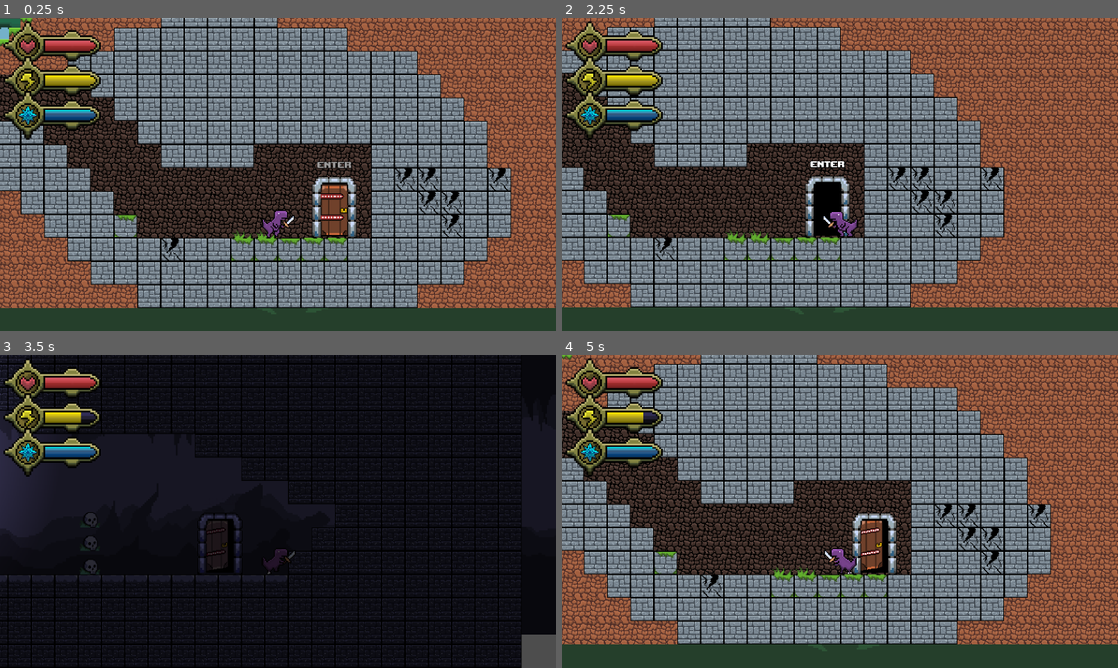
Above: before the commit, frames 1-4 (two rows, left to right).
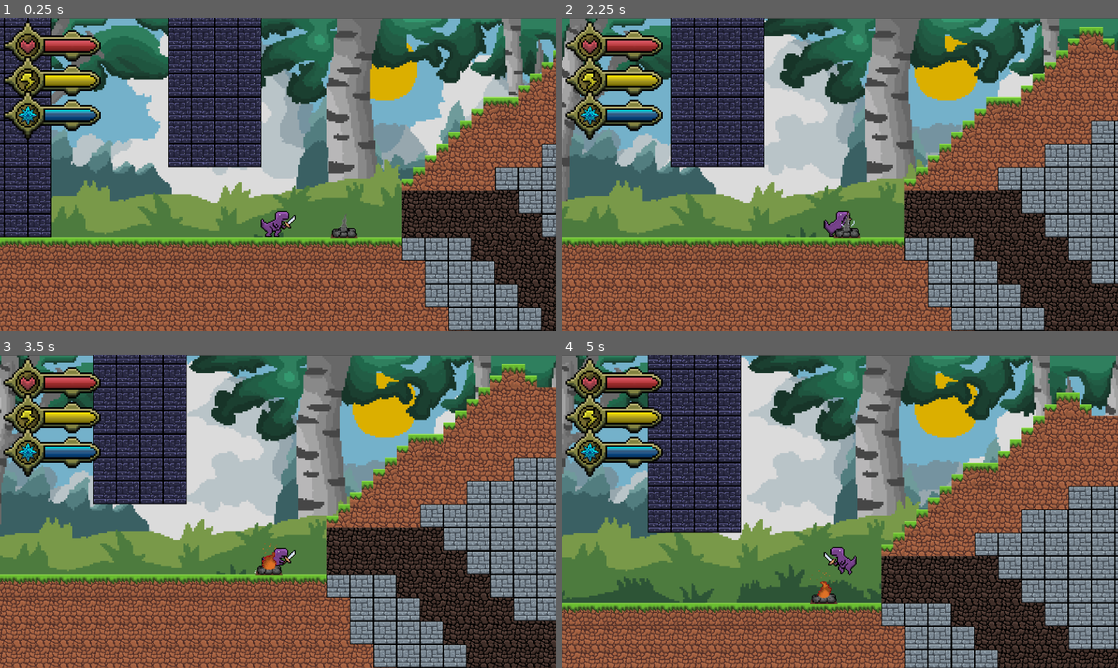
Above: after the commit, the same moments.

Repository: LeeTuah/rexvalley
Game: Godot game, scene res://game_manager.tscn
Two runs of this game, one before a commit and one after it. Both use one fixed random seed, a clock stepped at 60 frames per second and the inputs below.
Inputs (mouse positions are in pixels of both pictures, inside the frame that each line leads up to):
- Up to frame 1 (0.25 s): no input
- Up to frame 2 (2.25 s): tap Space at 0.5 s; move the mouse to (962, 158) at 0.52 s; hold Right (ui_right) 0.53-2.03 s; tap E (ui_interact) at 0.6, 1.55 s; click (962, 158) at 0.67 s; tap Enter (ui_accept) at 0.77, 1.52 s; move the mouse to (728, 190) at 1.27 s; tap 1 (magic_fireball) at 1.35 s; move the mouse to (895, 105) at 2.02 s; hold Left (ui_left) from 2.03 s (still down); hold Right mouse button (magic_initiate) from 2.03 s (still down)
- Up to frame 3 (3.5 s): tap E (ui_interact) at 2.3, 3.05 s; move the mouse to (250, 574) at 2.77 s; release Left (ui_left) at 2.78 s; release Right mouse button (magic_initiate) at 2.78 s; hold Right (ui_right) from 2.78 s (still down); tap 2 (magic_shield) at 2.85 s; click (250, 574) at 2.92 s; tap Enter (ui_accept) at 3.02 s
- Up to frame 4 (5 s): move the mouse to (1006, 558) at 3.52 s; tap E (ui_interact) at 3.6, 4.55 s; tap Enter (ui_accept) at 3.77, 4.52 s; tap Space at 4.25 s; move the mouse to (673, 464) at 4.27 s; release Right (ui_right) at 4.28 s; hold Left (ui_left) from 4.28 s (still down); tap Alt at 4.35 s

The runs differ from the first frame. In frame 1, 89% of the frame differs, in the area x 0-100%, y 0-100%; in frame 2, 89%; in frame 3, 91%; in frame 4, 89%.

Commit message:
Added campfire and added player animation to activate campfire

Diff:
--- a/game_manager.tscn
+++ b/game_manager.tscn
@@ -40,6 +40,6 @@
 script = ExtResource("8_dq8jp")
 
 [node name="player" parent="." unique_id=1387465769 instance=ExtResource("8_8jrwq")]
-position = Vector2(26594, 1422)
+position = Vector2(24836, 990)
 
 [node name="fireball" type="Node" parent="." unique_id=157135525]
--- /dev/null
+++ b/scenes/interactable/campfire.gd
@@ -0,0 +1,39 @@
+extends Area2D
+
+var player_near_campfire = false
+var campfire_active = false
+var player_node = null
+
+@onready var campfire_animation = $campfire_animation
+
+
+# Called when the node enters the scene tree for the first time.
+func _ready() -> void:
+	campfire_animation.play("extinguish")
+
+
+# Called every frame. 'delta' is the elapsed time since the previous frame.
+func _process(_delta: float) -> void:
+	if player_near_campfire and Input.is_action_just_pressed("ui_interact") and not campfire_active:
+		campfire_active = true
+		var player_adjustment = global_position.x - 30.0
+		var look_right = true
+
+		if player_node.has_method("play_campfire_animation"):
+			player_node.play_campfire_animation(player_adjustment, look_right)
+
+		await get_tree().create_timer(1.3).timeout
+
+		campfire_animation.play("burning")
+
+
+func _on_body_entered(body: Node2D) -> void:
+	if body.name == 'player':
+		player_near_campfire = true
+		player_node = body
+
+
+func _on_body_exited(body: Node2D) -> void:
+	if body.name == 'player':
+		player_near_campfire = false
+		player_node = null
--- a/scenes/interactable/campfire.tscn
+++ b/scenes/interactable/campfire.tscn
@@ -1,5 +1,6 @@
 [gd_scene format=3 uid="uid://c0btbxqo2scvm"]
 
+[ext_resource type="Script" uid="uid://ce08onc284sxx" path="res://scenes/interactable/campfire.gd" id="1_4v1kl"]
 [ext_resource type="Texture2D" uid="uid://bfmkucinmvwne" path="res://assets/tiles/campfire.png" id="1_ta3ij"]
 
 [sub_resource type="AtlasTexture" id="AtlasTexture_4v1kl"]
@@ -79,16 +80,22 @@
 }]
 
 [sub_resource type="RectangleShape2D" id="RectangleShape2D_nrgbc"]
-size = Vector2(91, 92)
+size = Vector2(41.5, 48.5)
 
 [node name="campfire" type="Area2D" unique_id=1293370023]
+script = ExtResource("1_4v1kl")
 
-[node name="AnimatedSprite2D" type="AnimatedSprite2D" parent="." unique_id=1268625205]
-scale = Vector2(2, 2)
+[node name="campfire_animation" type="AnimatedSprite2D" parent="." unique_id=1268625205]
+position = Vector2(3.8146973e-06, -0.5000038)
+scale = Vector2(3.4, 2.975)
 sprite_frames = SubResource("SpriteFrames_nrgbc")
 animation = &"burning"
 frame_progress = 0.5092937
 
 [node name="campfire_area" type="CollisionShape2D" parent="." unique_id=312971668]
-position = Vector2(-0.5, -14)
+position = Vector2(0.5, -2.5)
+scale = Vector2(2, 2)
 shape = SubResource("RectangleShape2D_nrgbc")
+
+[connection signal="body_entered" from="." to="." method="_on_body_entered"]
+[connection signal="body_exited" from="." to="." method="_on_body_exited"]
--- a/scenes/levels/level0.tscn
+++ b/scenes/levels/level0.tscn
@@ -9,6 +9,7 @@
 [ext_resource type="Texture2D" uid="uid://c6pyygwarvnwk" path="res://assets/tiles/Enclosure_background.png" id="6_oem7y"]
 [ext_resource type="Texture2D" uid="uid://cqtx3g5skd75" path="res://assets/tiles/background_start.png" id="6_vals0"]
 [ext_resource type="PackedScene" uid="uid://cl77i1ek1r32y" path="res://scenes/interactable/door.tscn" id="9_oem7y"]
+[ext_resource type="PackedScene" uid="uid://c0btbxqo2scvm" path="res://scenes/interactable/campfire.tscn" id="10_a76di"]
 
 [sub_resource type="LabelSettings" id="LabelSettings_nrgbc"]
 font = ExtResource("3_ry65h")
@@ -392,6 +393,11 @@
 next_door = "Door1"
 next_scene_spawn_point = Vector2(400, 700)
 
+[node name="campfire" parent="." unique_id=1293370023 instance=ExtResource("10_a76di")]
+z_index = 1
+texture_filter = 1
+position = Vector2(25109, 1013)
+
 [connection signal="body_entered" from="labels/welcome/welcome_area" to="." method="_on_welcome_area_body_entered"]
 [connection signal="body_exited" from="labels/welcome/welcome_area" to="." method="_on_welcome_area_body_exited"]
 [connection signal="body_entered" from="labels/sprint/sprint_area" to="." method="_on_sprint_area_body_entered"]
--- a/scenes/player/player.gd
+++ b/scenes/player/player.gd
@@ -4,6 +4,7 @@
 @onready var animated_sprite = $AnimatedSprite2D;
 @onready var animation_player = $AnimationPlayer;
 @onready var walking_particles = $walking_particles;
+#@onready var campfire = get_parent().get_node()
 
 # preloading fireballs to load them later
 var fireball_scene = preload("res://scenes/Magic/fireball.tscn");
@@ -43,6 +44,7 @@
 	"dash_3": 0.3,
 	"plunge_fall": 99.0, #to make it infinite
 	"plunge_land": 0.5,
+	"campfire":1.7
 };
 
 # sword slash 1,2,3 damages
@@ -79,6 +81,8 @@
 var direction :float = 1
 var thrust_direction = 1;
 
+var is_interacting = false
+
 # disabling all hitboxes hitboxes
 func disable_all_hitboxes():
 	$sword_hitbox/sword_slash1_hitbox.set_deferred("disabled", true);
@@ -95,6 +99,24 @@
 	current_camera_shake = max_camera_shake;
 
 
+func play_campfire_animation(player_adjustment, look_right) -> void:
+	is_interacting = true
+	can_input = false
+	idle_time = 0.0
+	global_position.x = player_adjustment
+
+	$AnimatedSprite2D.flip_h = not look_right
+	if look_right:
+		look_right = 1
+	else:
+		look_right = -1
+
+	$sword_hitbox.scale.x = look_right
+	$player_collision_box.scale.x = look_right
+
+	animated_sprite.play("campfire")
+
+
 # all player movements happen here
 func _physics_process(delta: float) -> void:
 	var was_on_floor = is_on_floor();
@@ -109,6 +131,10 @@
 
 	# player direction calculation
 	direction = Input.get_axis("ui_left", "ui_right")
+
+	if is_interacting:
+		direction = 0
+
 	if direction != 0:
 		global.player_direction = direction;
 		thrust_direction = direction;
@@ -144,6 +170,7 @@
 	else:
 		if direction:
 			velocity.x = direction * speed;
+
 		else:
 			velocity.x = move_toward(velocity.x, 0, speed);
 
@@ -322,13 +349,11 @@
 				if can_run:
 					global.current_stamina += STAMINA_INCREASE_RATE * delta;
 
-		# idle stamina calculation
-		#elif is_on_floor() and velocity.y >= 0: #and not is_jumping:
 		else:
-			if not (animated_sprite.animation == "jumping_3" and animated_sprite.is_playing()):
+			if not (animated_sprite.animation == "jumping_3" and animated_sprite.is_playing() and not is_interacting):
 				animated_sprite.play("idle");
+
 			global.current_stamina += STAMINA_INCREASE_RATE * delta;
-			#animated_sprite.play("idle");
 			walking_particles.emitting = false;
 
 	else:
@@ -368,10 +393,17 @@
 					$sword_hitbox/sword_slash2_hitbox.set_deferred("disabled", true);
 					$sword_hitbox/sword_slash3_hitbox.set_deferred("disabled", false);
 
+			elif anim == "campfire":
+				is_interacting = false
+				can_input = true
+				disable_all_hitboxes()
+
+
 			else:
 				can_input = true;
 				current_combo_counter = 0;
 				queue_next_combo = false;
+				is_interacting = false
 
 				disable_all_hitboxes();
 
--- a/scenes/player/player.tscn
+++ b/scenes/player/player.tscn
@@ -2,6 +2,7 @@
 
 [ext_resource type="Script" uid="uid://cfleorhu77pdc" path="res://scenes/player/player.gd" id="1_dovo2"]
 [ext_resource type="Texture2D" uid="uid://cquj8u7riakrn" path="res://assets/player/player_spritesheet_idle.png" id="2_dovo2"]
+[ext_resource type="Texture2D" uid="uid://m2yj3m5i41nk" path="res://assets/player/campfire.png" id="2_fm80t"]
 [ext_resource type="Texture2D" uid="uid://bhdfo1wj7hap7" path="res://assets/player/player_spritesheet_dash.png" id="2_je7p5"]
 [ext_resource type="Texture2D" uid="uid://dq4675n8fp5ag" path="res://assets/player/player_spritesheet_fireball.png" id="3_5gtgg"]
 [ext_resource type="Texture2D" uid="uid://c5gnxg5emrcog" path="res://assets/player/player_spritesheet_walk.png" id="3_gmlin"]
@@ -12,6 +13,50 @@
 [ext_resource type="Texture2D" uid="uid://r14mtuip3qcv" path="res://assets/player/player_spritesheet_thrust.png" id="6_75vfm"]
 [ext_resource type="Texture2D" uid="uid://so6luf1fej32" path="res://assets/player/player_sword_slash3.png" id="8_5gtgg"]
 
+[sub_resource type="AtlasTexture" id="AtlasTexture_3p0jd"]
+atlas = ExtResource("2_fm80t")
+region = Rect2(0, 0, 128, 128)
+
+[sub_resource type="AtlasTexture" id="AtlasTexture_7nf13"]
+atlas = ExtResource("2_fm80t")
+region = Rect2(128, 0, 128, 128)
+
+[sub_resource type="AtlasTexture" id="AtlasTexture_0y4ya"]
+atlas = ExtResource("2_fm80t")
+region = Rect2(256, 0, 128, 128)
+
+[sub_resource type="AtlasTexture" id="AtlasTexture_s050l"]
+atlas = ExtResource("2_fm80t")
+region = Rect2(384, 0, 128, 128)
+
+[sub_resource type="AtlasTexture" id="AtlasTexture_4sw5w"]
+atlas = ExtResource("2_fm80t")
+region = Rect2(512, 0, 128, 128)
+
+[sub_resource type="AtlasTexture" id="AtlasTexture_s4k4a"]
+atlas = ExtResource("2_fm80t")
+region = Rect2(640, 0, 128, 128)
+
+[sub_resource type="AtlasTexture" id="AtlasTexture_vkc6f"]
+atlas = ExtResource("2_fm80t")
+region = Rect2(768, 0, 128, 128)
+
+[sub_resource type="AtlasTexture" id="AtlasTexture_21yht"]
+atlas = ExtResource("2_fm80t")
+region = Rect2(896, 0, 128, 128)
+
+[sub_resource type="AtlasTexture" id="AtlasTexture_trum3"]
+atlas = ExtResource("2_fm80t")
+region = Rect2(1024, 0, 128, 128)
+
+[sub_resource type="AtlasTexture" id="AtlasTexture_4b1ex"]
+atlas = ExtResource("2_fm80t")
+region = Rect2(1152, 0, 128, 128)
+
+[sub_resource type="AtlasTexture" id="AtlasTexture_v8cnd"]
+atlas = ExtResource("2_fm80t")
+region = Rect2(1280, 0, 128, 128)
+
 [sub_resource type="AtlasTexture" id="AtlasTexture_t1aof"]
 atlas = ExtResource("2_je7p5")
 region = Rect2(32, 0, 32, 32)
@@ -306,6 +351,44 @@
 
 [sub_resource type="SpriteFrames" id="SpriteFrames_01hqx"]
 animations = [{
+"frames": [{
+"duration": 1.0,
+"texture": SubResource("AtlasTexture_3p0jd")
+}, {
+"duration": 1.0,
+"texture": SubResource("AtlasTexture_7nf13")
+}, {
+"duration": 1.0,
+"texture": SubResource("AtlasTexture_0y4ya")
+}, {
+"duration": 1.0,
+"texture": SubResource("AtlasTexture_s050l")
+}, {
+"duration": 1.0,
+"texture": SubResource("AtlasTexture_4sw5w")
+}, {
+"duration": 1.0,
+"texture": SubResource("AtlasTexture_s4k4a")
+}, {
+"duration": 1.0,
+"texture": SubResource("AtlasTexture_vkc6f")
+}, {
+"duration": 1.0,
+"texture": SubResource("AtlasTexture_21yht")
+}, {
+"duration": 1.0,
+"texture": SubResource("AtlasTexture_trum3")
+}, {
+"duration": 1.0,
+"texture": SubResource("AtlasTexture_4b1ex")
+}, {
+"duration": 1.0,
+"texture": SubResource("AtlasTexture_v8cnd")
+}],
+"loop": 0,
+"name": &"campfire",
+"speed": 9.0
+}, {
 "frames": [{
 "duration": 1.0,
 "texture": SubResource("AtlasTexture_t1aof")
@@ -719,7 +802,9 @@
 position = Vector2(1, -1)
 scale = Vector2(4.5, 4.5)
 sprite_frames = SubResource("SpriteFrames_01hqx")
-animation = &"plunge_land"
+animation = &"campfire"
+frame = 10
+frame_progress = 1.0
 
 [node name="player_collision_box" type="CollisionPolygon2D" parent="." unique_id=609036338]
 position = Vector2(1, 0)
Binary file added: assets/player/campfire.png
Not shown, added: assets/player/campfire.png.import
Not shown, added: scenes/interactable/campfire.gd.uid
